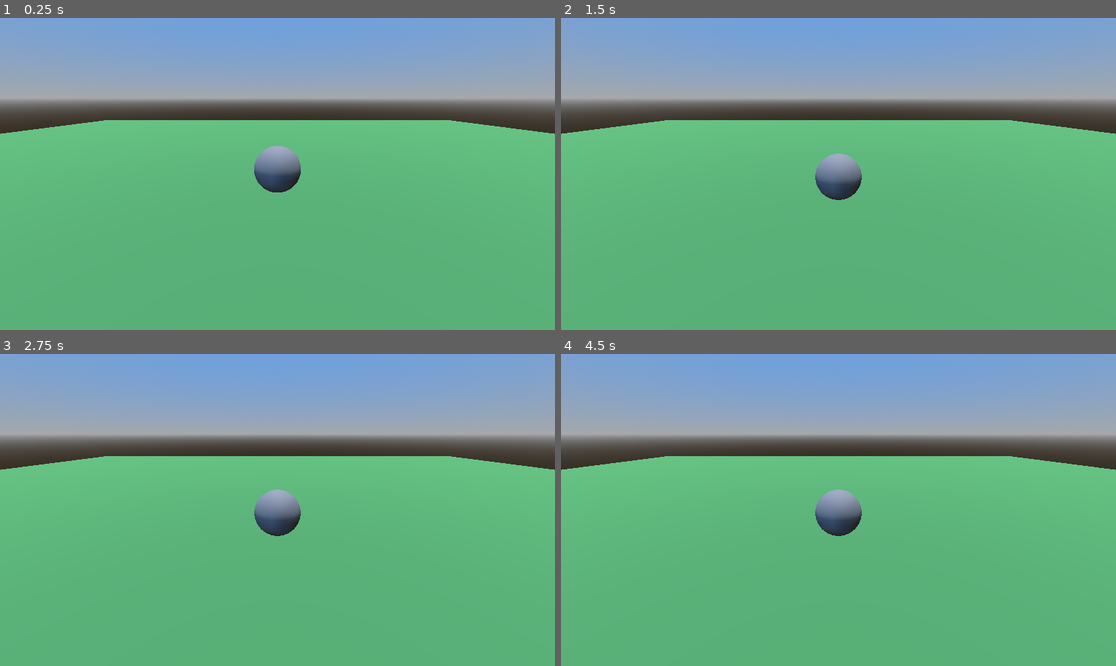
Above: before the commit, frames 1-4 (two rows, left to right).
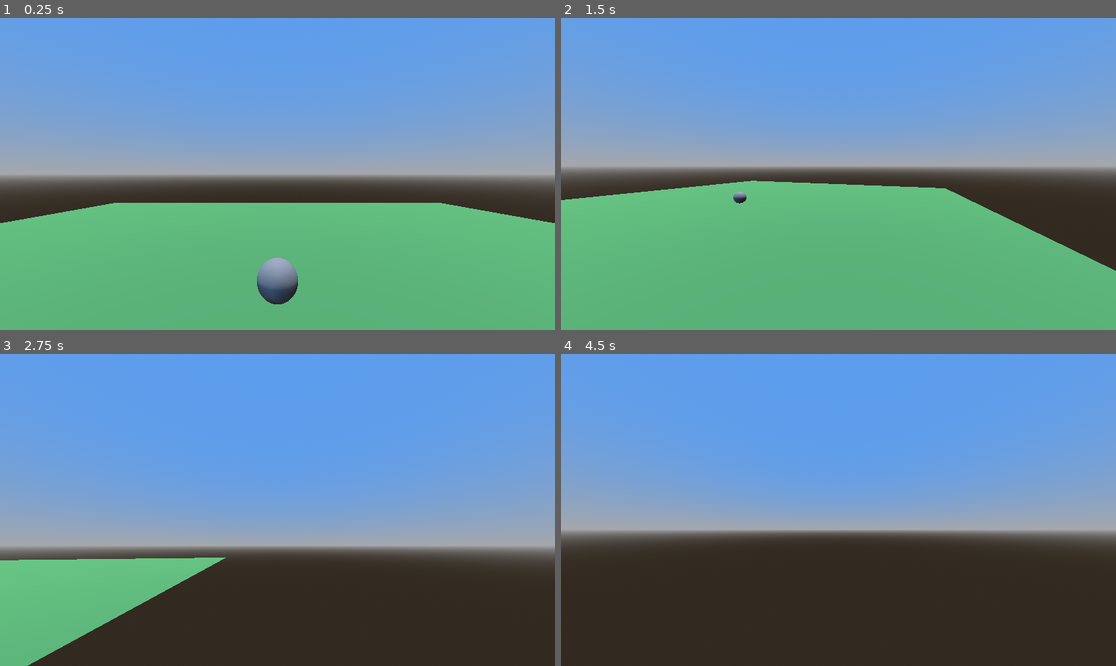
Above: after the commit, the same moments.

Repository: zderApfel/Project-Orton-2.0
Game: Godot game, scene res://TestWorld.tscn
Same seed, same stepped clock (60 frames per second), same inputs: the game is played once before the commit and once after it.
Inputs (mouse positions are in pixels of both pictures, inside the frame that each line leads up to):
- Up to frame 1 (0.25 s): no input
- Up to frame 2 (1.5 s): move the mouse to (960, 158) at 0.52 s; hold D (move_right) 0.53-1.28 s; hold Shift (sprint) 0.53-1.28 s; tap Space (jump_climb) at 0.77 s; move the mouse to (727, 189) at 1.27 s; hold S (move_down) from 1.28 s (still down); tap Shift (sprint) at 1.35 s
- Up to frame 3 (2.75 s): tap Space (jump_climb) at 1.52 s; move the mouse to (333, 441) at 2.02 s; release S (move_down) at 2.03 s; hold D (move_right) from 2.03 s (still down); hold Shift (sprint) from 2.03 s (still down)
- Up to frame 4 (4.5 s): move the mouse to (810, 572) at 2.77 s; release D (move_right) at 2.78 s; release Shift (sprint) at 2.78 s; hold W (move_up) 2.78-3.53 s; tap Shift (sprint) at 2.85, 4.35 s; tap Space (jump_climb) at 3.02, 3.77 s; move the mouse to (1005, 556) at 3.52 s; hold Shift (sprint) 3.53-4.28 s; hold A (move_left) from 3.53 s (still down); tap Enter at 4.25 s; move the mouse to (672, 463) at 4.27 s

The runs differ from the first frame. In frame 1, 54% of the frame differs, in the area x 0-100%, y 5-92%; in frame 2, 52%; in frame 3, 89%; in frame 4, 97%, in the area x 0-100%, y 0-100%.

Commit message:
Experimented with character controller

Diff:
--- a/TestWorld.tscn
+++ b/TestWorld.tscn
@@ -1,6 +1,7 @@
-[gd_scene load_steps=8 format=3 uid="uid://dls7cli3wcuey"]
+[gd_scene load_steps=9 format=3 uid="uid://dls7cli3wcuey"]
 
 [ext_resource type="PackedScene" uid="uid://dgoiq1t8xy7oq" path="res://objects/Dingdong.tscn" id="1_7c1qw"]
+[ext_resource type="PackedScene" uid="uid://hs8jrebyvwxn" path="res://objects/Player.tscn" id="2_i7llj"]
 
 [sub_resource type="ProceduralSkyMaterial" id="ProceduralSkyMaterial_nu7tq"]
 sky_top_color = Color(0.36111, 0.615038, 0.927899, 1)
@@ -30,9 +31,6 @@
 [node name="DirectionalLight3D" type="DirectionalLight3D" parent="."]
 transform = Transform3D(1, 0, 0, 0, -0.0684854, 0.997652, 0, -0.997652, -0.0684854, 0, 7.8334, 0)
 
-[node name="Camera3D" type="Camera3D" parent="."]
-transform = Transform3D(1, 0, 0, 0, 0.937002, 0.349324, 0, -0.349324, 0.937002, 0, 1.20184, 2.06006)
-
 [node name="MeshInstance3D" type="MeshInstance3D" parent="."]
 mesh = SubResource("PlaneMesh_74u7v")
 surface_material_override/0 = SubResource("StandardMaterial3D_cjeqb")
@@ -43,3 +41,6 @@
 shape = SubResource("ConvexPolygonShape3D_y4ur2")
 
 [node name="PhysicsObject" parent="." instance=ExtResource("1_7c1qw")]
+
+[node name="Player" parent="." instance=ExtResource("2_i7llj")]
+transform = Transform3D(1, 0, 0, 0, 1, 0, 0, 0, 1, 0, 0.95434, 2.69066)
--- a/objects/Player.tscn
+++ b/objects/Player.tscn
@@ -17,5 +17,7 @@
 [node name="CollisionShape3D" type="CollisionShape3D" parent="."]
 shape = SubResource("CapsuleShape3D_gndvh")
 
-[node name="Camera3D" type="Camera3D" parent="."]
+[node name="Head" type="Node3D" parent="."]
+
+[node name="Camera3D" type="Camera3D" parent="Head"]
 transform = Transform3D(1, 0, 0, 0, 1, 0, 0, 0, 1, 0, 0.616872, -0.247256)
--- a/objects/scripts/player.gd
+++ b/objects/scripts/player.gd
@@ -1,27 +1,66 @@
 extends Entity
 
+var speed
+const WALK_SPEED = 5.0
+const SPRINT_SPEED = 8.0
+const JUMP_VELOCITY = 4.8
+const SENSITIVITY = 0.0015
 
-const SPEED = 5.0
-const JUMP_VELOCITY = 4.5
 
-func ready() -> void:
-	pass
+#fov variables
+const BASE_FOV = 75.0
+const FOV_CHANGE = 1.5
 
-func _physics_process(delta: float) -> void:
+# Get the gravity from the project settings to be synced with RigidBody nodes.
+var gravity = ProjectSettings.get_setting("physics/3d/default_gravity")
+
+@onready var head = $Head
+@onready var camera = $Head/Camera3D
+
+
+func _ready():
+	Input.set_mouse_mode(Input.MOUSE_MODE_CAPTURED)
+
+
+func _unhandled_input(event):
+	if event is InputEventMouseMotion:
+		head.rotate_y(-event.relative.x * SENSITIVITY)
+		camera.rotate_x(-event.relative.y * SENSITIVITY)
+		camera.rotation.x = clamp(camera.rotation.x, deg_to_rad(-60), deg_to_rad(75))
+
+
+func _physics_process(delta):
 	if not is_on_floor():
-		velocity += get_gravity() * delta
+		velocity.y -= gravity * delta
 
-	# Handle jump.
 	if Input.is_action_just_pressed("jump_climb") and is_on_floor():
 		velocity.y = JUMP_VELOCITY
 
-	var input_dir := Input.get_vector("move_left", "move_right", "move_up", "move_down")
-	var direction := (transform.basis * Vector3(input_dir.x, 0, input_dir.y)).normalized()
-	if direction:
-		velocity.x = direction.x * SPEED
-		velocity.z = direction.z * SPEED
+	if Input.is_action_pressed("sprint"):
+		speed = SPRINT_SPEED
 	else:
-		velocity.x = move_toward(velocity.x, 0, SPEED)
-		velocity.z = move_toward(velocity.z, 0, SPEED)
+		speed = WALK_SPEED
 
+	# Get the input direction and handle the movement/deceleration.
+	var input_dir = Input.get_vector("move_left", "move_right", "move_up", "move_down")
+	var direction = (head.transform.basis * transform.basis * Vector3(input_dir.x, 0, input_dir.y)).normalized()
+	if is_on_floor():
+		if direction:
+			velocity.x = direction.x * speed
+			velocity.z = direction.z * speed
+		else:
+			velocity.x = lerp(velocity.x, direction.x * speed, delta * 7.0)
+			velocity.z = lerp(velocity.z, direction.z * speed, delta * 7.0)
+	else:
+		velocity.x = lerp(velocity.x, direction.x * speed, delta * 3.0)
+		velocity.z = lerp(velocity.z, direction.z * speed, delta * 3.0)
+
+	var velocity_clamped = clamp(velocity.length(), 0.5, SPRINT_SPEED * 2)
+	var target_fov = BASE_FOV + FOV_CHANGE * velocity_clamped
+	camera.fov = lerp(camera.fov, target_fov, delta * 8.0)
+
+	footsteps()
 	move_and_slide()
+
+func footsteps() -> void:
+	pass
Not shown, added: assets/audio/entity/footstep_stone_1.mp3.import
Not shown, added: assets/audio/entity/footstep_stone_2.mp3.import
Not shown, added: assets/audio/entity/footstep_stone_1.mp3
Not shown, added: assets/audio/entity/footstep_stone_2.mp3
